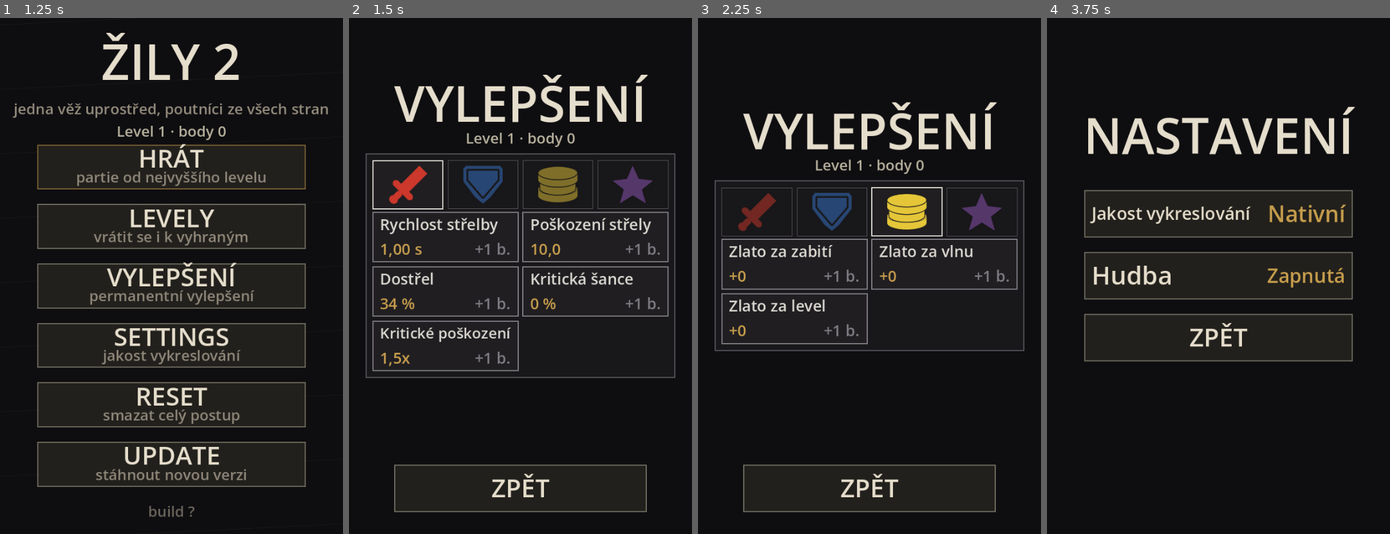
Above: before the commit, frames 1-4 (left to right).
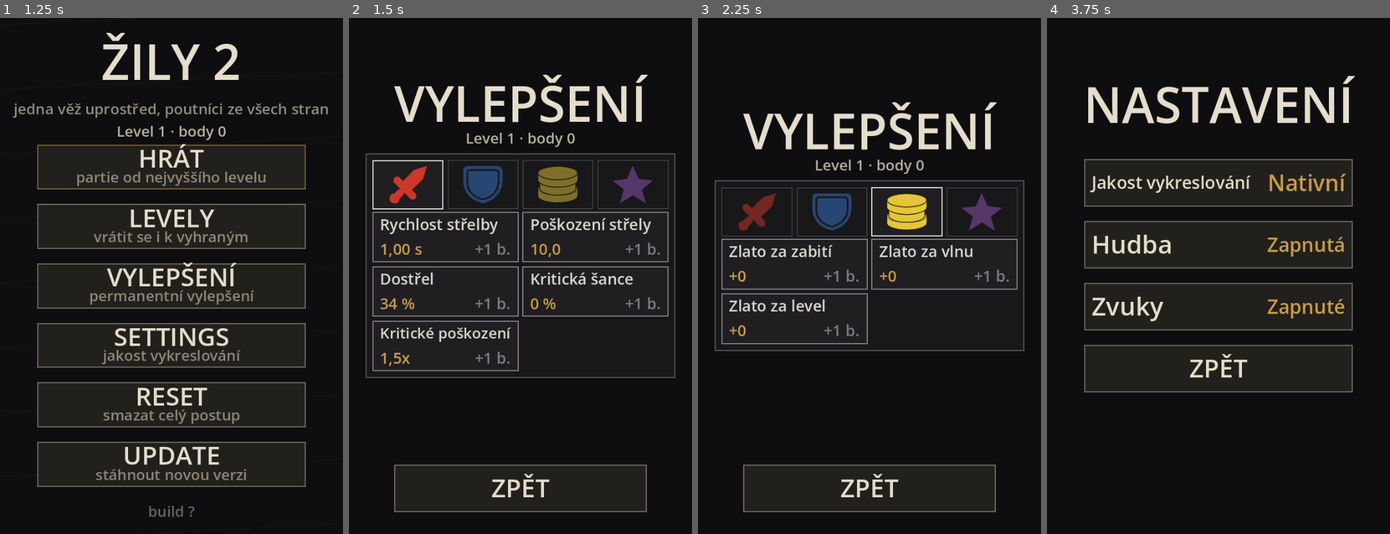
Above: after the commit, the same moments.

Repository: jankoznar94/dark-story
Game: Godot game, scene res://main.tscn
The game is run twice, just before and just after one commit, with the same random seed, the same clock (stepped at 60 frames per second) and the same inputs.
Inputs (mouse positions are in pixels of both pictures, inside the frame that each line leads up to):
- Up to frame 1 (1.25 s): tap Enter at 0.5 s; move the mouse to (246, 250) at 0.52 s; click (246, 250) at 0.67 s
- Up to frame 2 (1.5 s): tap Space at 1.25 s; move the mouse to (451, 301) at 1.27 s; click (451, 301) at 1.42 s
- Up to frame 3 (2.25 s): tap Enter at 2 s; move the mouse to (903, 162) at 2.02 s; click (903, 162) at 2.17 s
- Up to frame 4 (3.75 s): tap Space at 2.75 s; move the mouse to (1201, 379) at 2.77 s; click (1201, 379) at 2.92 s; tap Enter at 3.5 s; move the mouse to (1321, 353) at 3.52 s; click (1321, 353) at 3.67 s

Frame 1 is identical in both runs. In frame 2, 0.4% of the frame differs, in the area x 11-45%, y 28-36%; in frame 3, 0.3%; in frame 4, 12%, in the area x 10-90%, y 11-73%.

Commit message:
Zily 2: zvukove efekty, tisi kopak, mec se spickou a obly stit
1) Zvukove efekty (Jan: "A střelba a zásah by samozřejmě měly mít také
   zvukové efekty."): shot/hit/kill (tools/make_sfx.py, ~4 kB). Hra posila
   UDALOSTI (Game.events) - "hit" patri k DOPADU strely, ne do _hurt, jinak
   by jed tikal 60x za sekundu. Odpocet mezi zvuky (vystrel 75 ms) a ctyri
   hlasy, aby se pri plne kadenci neslily a neutinaly. V nastaveni treti
   radek "Zvuky".
2) Hudba: kopak na 1. a 3. dobe ztlumen (0,5 -> 0,26, tj. -5,7 dB); doby
   s kopakem jsou ted 9,7 dB nad dobami bez nej.
3) Mec mel hrot DOLU a schovany v krizi - ted miri od jilce a je videt.
4) Stit se kresli oblouky a křivkami misto rovnych car (nebyl hranaty).

Navic: Settings.allow_save - test, ktery prepne volbu, ji nesmi zapsat
hracovi na disk (presne to se stalo a lokalni hra pak hrala bez zvuku).

Testy: 5 sad zelenych (core 200, layout 2380, menu 154, upgrades 249).

Diff:
--- a/scripts/game.gd
+++ b/scripts/game.gd
@@ -629,6 +629,33 @@
 
 # --------------------------------------------------------------- ZAMEROVANI
 
+# ------------------------------------------------------------------ ZVUKOVE UDALOSTI
+#
+# HRA NEREKNE "prehraj zvuk" (nevi, jestli je vubec nejaky prehravac, a v
+# testech by nic nehrala): zapisuje, CO se stalo. Obrazovka si z toho zvuky
+# udela (`Game.take_events`) - a je to zaroven jedine misto, kde se da overit,
+# ze vystrel opravdu vystrelil a dopad opravdu ubral.
+#
+# STROP: zvuk je doplnek, ne zaznam. Kdo hru kroka bez obrazovky (simulátor),
+# by si jinak pamatoval tisice udalosti.
+const MAX_EVENTS := 24
+var events: Array = []
+
+
+func _event(kind: String) -> void:
+	if events.size() >= MAX_EVENTS:
+		events.remove_at(0)
+	events.append(kind)
+
+
+# VYBRANI UDALOSTI = JEJICH SMAZANI. Kdo je precte bez vybrani, prehraje je
+# znovu (a zvuk by se opakoval).
+func take_events() -> Array:
+	var out: Array = events
+	events = []
+	return out
+
+
 # SVAZEK DRZI CIL, DOKUD NEUMRE. SAM POSKOZENI NEDAVA: paprsek je jen ukazatel,
 # na koho vez miri. Pocet cilu zaraz je upgradovatelny parametr (multishot).
 func _aim() -> void:
@@ -668,6 +695,7 @@
 	if rng.randf() < crit_chance():
 		dmg *= crit_dmg()
 	shots.append(_make_shot(p, dmg, ricochet(), [], muzzle(p)))
+	_event("shot")
 
 
 # USTI HLAVNE. Strela vychazi z OKRAJE veze, ne ze stredu - hrac vidi, kterym
@@ -787,6 +815,9 @@
 	if ice_frac() > 0.0:
 		p.ice_left = ICE_S
 		p.ice_frac = ice_frac()
+	# ZVUK ZASahu patri SEM (dopad strely), ne do `_hurt`: jed skodi pres
+	# `_hurt` kazdy snimek a hrac by poslouchal tikani jedu misto ran.
+	_event("hit")
 	_hurt(p, amount)
 
 
@@ -809,6 +840,7 @@
 
 func _kill(p: Pilgrim) -> void:
 	p.alive = false
+	_event("kill")
 	gold += Hue.gold_of(p.hue) + int(round(val("gk")))
 	# MODRA: rozpadne se na dva mensi kusy. Hra se tim zhusti presne tam, kde
 	# ma vez nejmene casu. Kusy se dal nedeli a jdou porad ROVNE k vezi.
--- a/scripts/game_view.gd
+++ b/scripts/game_view.gd
@@ -83,6 +83,7 @@
 	_apply_render_scale()
 	_refield()
 	_make_music()
+	_make_sfx()
 	get_viewport().size_changed.connect(_refield)
 
 
@@ -157,6 +158,10 @@
 	# Rozvrzeni si to musi vzit z obrazovky (pocita to MISTO v pruhu).
 	if layout.speed_visible != (game.speed_options() > 1):
 		layout.set_speed_visible(game.speed_options() > 1)
+	# ZVUKOVE EFEKTY: hra rekla, co se stalo; obrazovka z toho udela zvuk. Bere
+	# se to JEDNOU za snimek (vyber = smazani), takze se zvuk nezopakuje.
+	for ev in game.take_events():
+		_play_sfx(String(ev))
 	_sync_music()
 	_sync_shop_shape()
 	_sync_dialogs()
@@ -336,6 +341,8 @@
 			1:
 				settings.toggle_music()
 				_sync_music()
+			2:
+				settings.toggle_sfx()
 		return
 	if layout.settings_back.has_point(pos):
 		menu.open_menu()
@@ -348,6 +355,7 @@
 	return [
 		["Jakost vykreslování", settings.lowres_text()],
 		["Hudba", settings.music_text()],
+		["Zvuky", settings.sfx_text()],
 	]
 
 
@@ -378,6 +386,69 @@
 	music.stream = s
 	music.volume_db = MUSIC_DB
 	add_child(music)
+
+
+# =========================================================================
+# ZVUKOVE EFEKTY (Jan, Oct 2026: "A střelba a zásah by samozřejmě měly mít
+# také zvukové efekty.")
+#
+# Hra posila UDALOSTI ("shot", "hit", "kill") a obrazovka si z nich dela zvuk.
+#
+# DVE VECI, bez kterych by to hrac nesnesl:
+#   1. ODPOCET MEZI ZVUKY. Pri plne kadenci (20 ran/s) by zvuk vystrelu sel
+#      20x za sekundu a slil se do huceni - `SFX_GAP_S` drzi odstup.
+#   2. BAZEN PREHRAVACU. Jeden prehravac prerusuje sam sebe (druhy vystrel by
+#      utnul prvni). Ctyri staci.
+# =========================================================================
+
+const SFX_DB := {"shot": -14.0, "hit": -10.0, "kill": -8.0}
+const SFX_GAP_S := {"shot": 0.075, "hit": 0.045, "kill": 0.0}
+const SFX_VOICES := 4
+var sfx_streams: Dictionary = {}
+var sfx_voices: Array = []
+var sfx_at: Dictionary = {}
+
+
+func _make_sfx() -> void:
+	for kind in SFX_DB.keys():
+		var s: AudioStream = load("res://assets/audio/%s.ogg" % String(kind))
+		if s != null:
+			sfx_streams[String(kind)] = s
+	for i in range(SFX_VOICES):
+		var pl := AudioStreamPlayer.new()
+		pl.volume_db = 0.0
+		add_child(pl)
+		sfx_voices.append(pl)
+
+
+# ZVUK SE PREHRAJE JEN KDYZ MA SMYSL: hrac chce zvuky (nastaveni), uz neco
+# udelal (prohlizec bez gesta nic nepustí) a od posledniho stejneho zvuku
+# uplynul odstup. Jinak se udalost zahodi - zvuk je doplnek, ne fronta.
+#
+# Odstup se meri HODINAMI, ne snimky: kdyby se scital `dt`, posunul by se cas
+# jen o snimky, ve kterych neco priletlo, a po pauze by se zdravy zvuk zahodil.
+func _play_sfx(kind: String) -> void:
+	if not settings.sfx or not touched:
+		return
+	if not sfx_streams.has(kind):
+		return
+	var now: float = float(Time.get_ticks_msec()) / 1000.0
+	if now - float(sfx_at.get(kind, -999.0)) < float(SFX_GAP_S.get(kind, 0.0)):
+		return
+	sfx_at[kind] = now
+	for pl in sfx_voices:
+		var p: AudioStreamPlayer = pl
+		if not p.playing:
+			p.stream = sfx_streams[kind]
+			p.volume_db = float(SFX_DB.get(kind, -12.0))
+			p.play()
+			return
+	# VSECHNY HLASY HRAJI: prerusi se PRVNI (rajcsi utaty stary zvuk nez
+	# zahodit novy - novy je ten, ktery hrac prave vidi).
+	var p0: AudioStreamPlayer = sfx_voices[0]
+	p0.stream = sfx_streams[kind]
+	p0.volume_db = float(SFX_DB.get(kind, -12.0))
+	p0.play()
 
 
 # HUDBA SE SROVNAVA SE STAVEM, ne s udalosti: kdo ji vypne v nastaveni, ten
--- a/scripts/screen_layout.gd
+++ b/scripts/screen_layout.gd
@@ -608,13 +608,10 @@
 	lvl_note_y = lvl_title_y + float(lvl_title_px) * 1.05
 
 
-# NASTAVENI: radky voleb (jakost vykreslovani, hudba) a ZPET, svisle
-# vycentrovane. Pocet radku je jeden zdroj pravdy (`SETTINGS_ROWS`) - kdo
-# prida volbu, zmeni ho TADY a obrazovka si radek uz jen vykresli a obslouzi
-# podle INDEXU.
-const SETTINGS_ROWS := 2
-
-
+# NASTAVENI: radky voleb (jakost vykreslovani, hudba, zvuky) a ZPET, svisle
+# vycentrovane. POCET RADKU JE JEDEN ZDROJ PRAVDY (`Settings.ROWS`) - kdo
+# prida volbu, zmeni ho tam a obrazovka si radek uz jen vykresli a obslouzi
+# podle INDEXU. Dve nezavisla cisla by se rozejit musela.
 func layout_settings() -> void:
 	if view.x < 1.0 or view.y < 1.0:
 		settings_rows = []
@@ -623,10 +620,10 @@
 	var w: float = clampf(view.x * 0.78, 260.0, 560.0)
 	var h: float = minf(MENU_BTN_MAX, maxf(MENU_BTN_MIN, view.y * 0.09))
 	var gap: float = maxf(10.0, view.y * 0.03)
-	var total: float = h * float(SETTINGS_ROWS + 1) + gap * float(SETTINGS_ROWS)
+	var total: float = h * float(Settings.ROWS + 1) + gap * float(Settings.ROWS)
 	var y0: float = (view.y - total) * 0.5
 	var x: float = (view.x - w) * 0.5
 	settings_rows = []
-	for i in range(SETTINGS_ROWS):
+	for i in range(Settings.ROWS):
 		settings_rows.append(Rect2(x, y0 + (h + gap) * float(i), w, h))
-	settings_back = Rect2(x, y0 + (h + gap) * float(SETTINGS_ROWS), w, h)
+	settings_back = Rect2(x, y0 + (h + gap) * float(Settings.ROWS), w, h)
--- a/scripts/settings.gd
+++ b/scripts/settings.gd
@@ -15,7 +15,13 @@
 const SECTION := "zily2"
 # POCET RADKU OBRAZOVKY NASTAVENI. Vi to i rozvrzeni (`ScreenLayout.
 # SETTINGS_ROWS`), aby se klepnuti, kresleni a obdelniky nerozesly.
-const ROWS := 2
+const ROWS := 3
+
+# TESTOVACI POJISTKA (stejna jako u profilu): testy prepinaji volby, aby
+# overily chovani - a nesmi tim prepsat nastaveni, ktere ma hrac na disku.
+# Presne to se stalo: test vypnul zvuky, ulozil je a lokalni hra pak hrala
+# tise (a hledalo se to v kresleni a ve zvukovych udalostech).
+static var allow_save: bool = true
 
 # USPORNE VYKRESLOVANI. Hra se jinak kresli v NATIVNIM rozliseni displeje, coz
 # na telefonu (DPR 2-3) znamena nekolikanasobne vic pixelu nez na stolnim
@@ -24,9 +30,12 @@
 # VYCHOZI JE NATIVNI (ostry obraz) - usporny rezim si hrac zapina sam.
 var lowres: bool = false
 
-# HUDBA. Vychozi je ZAPNUTA (Jan ji chtel ve hre), ale hrac si ji muze vypnout -
-# hra, ktera nedovoli ztichnout, je otrava.
+# HUDBA A ZVUKOVE EFEKTY. Hudba je vychozi ZAPNUTA (Jan ji chtel ve hre), ale
+# hrac si ji muze vypnout - hra, ktera nedovoli ztichnout, je otrava. Zvuky
+# maji vlastni prepinac: kdo chce ticho kvuli okoli, nemusi prijit o hudbu
+# (a naopak).
 var music: bool = true
+var sfx: bool = true
 
 
 func load_from_disk() -> void:
@@ -35,12 +44,16 @@
 		return
 	lowres = bool(cf.get_value(SECTION, "lowres", false))
 	music = bool(cf.get_value(SECTION, "music", true))
+	sfx = bool(cf.get_value(SECTION, "sfx", true))
 
 
 func save_to_disk() -> void:
+	if not allow_save:
+		return
 	var cf := ConfigFile.new()
 	cf.set_value(SECTION, "lowres", lowres)
 	cf.set_value(SECTION, "music", music)
+	cf.set_value(SECTION, "sfx", sfx)
 	cf.save(PATH)
 
 
@@ -54,6 +67,11 @@
 	save_to_disk()
 
 
+func toggle_sfx() -> void:
+	sfx = not sfx
+	save_to_disk()
+
+
 # Popisek hodnoty do nastaveni. Text, ne ZAPNUTO/VYPNUTO: hrac se rozhoduje
 # mezi DVEMA MOZNOSTMI, ne mezi zapnuto a vypnuto.
 func lowres_text() -> String:
@@ -62,3 +80,7 @@
 
 func music_text() -> String:
 	return "Zapnutá" if music else "Vypnutá"
+
+
+func sfx_text() -> String:
+	return "Zapnuté" if sfx else "Vypnuté"
--- a/tools/test_core.gd
+++ b/tools/test_core.gd
@@ -28,6 +28,7 @@
 	_run("strela po prepsani barvy veze doleti a ubira", _test_shot_lands_after_hue_switch)
 	_run("zmizele fialove strela mine (dopadne, ale neubira)", _test_vanish_shot_misses)
 	_run("zrychleni hry zrychli cely cas, ne jen pohyb", _test_game_speed_scales_time)
+	_run("zvukove udalosti: vystrel, zásah, smrt (a jed ne)", _test_sound_events)
 	_run("neviditelna fialova je imunni (jed ani odraz na ni nedosahnou)", _test_ghost_is_immune)
 	_run("jedovaty zasah dava poskozeni v case", _test_poison)
 	_run("ledovy zasah zpomaluje pohyb", _test_ice)
@@ -450,6 +451,57 @@
 	_check(absf(fast.time_scale() - 1.0) < 0.001, "nova partie nezacina na 1,0x")
 
 
+# ZVUKOVE UDALOSTI. Hra musi rict, CO se stalo (obrazovka z toho dela zvuk);
+# kdyby je neposilala, hra by hrala tise a nikdo by nepoznal proc. A kdyby je
+# nezmazala pri vybrani, zvuk by se opakoval dokola.
+func _test_sound_events() -> void:
+	var g: Game = _fresh()
+	g.tower.hue = Hue.RED
+	var p: Pilgrim = _place(g, Hue.RED, g.range_frac() * 0.7)
+	p.speed = 0.0
+	p.hp = 100000.0
+	p.max_hp = 100000.0
+	g.take_events()
+	_tick(g, 2.0)
+	var ev: Array = g.take_events()
+	_check(ev.has("shot"), "vystrel neposlal zvukovou udalost (%s)" % str(ev))
+	_check(ev.has("hit"), "dopad strely neposlal zvukovou udalost (%s)" % str(ev))
+	_check(g.take_events().is_empty(), "udalosti se po vybrani nevymazaly")
+	# SMRT POUTNIKA. Vlastni hra: vez DRZI CIL, dokud neumre, takze v predchozi
+	# hre by se porad strelilo do poutnika s 100000 zivoty a druhy by nikdy
+	# neprisel na radu (a test by hlasil chybejici zvuk smrti).
+	var gk: Game = _fresh()
+	gk.tower.hue = Hue.RED
+	var q: Pilgrim = _place(gk, Hue.RED, gk.range_frac() * 0.7)
+	q.speed = 0.0
+	q.hp = 1.0
+	q.max_hp = 1.0
+	gk.take_events()
+	_tick(gk, 2.0)
+	_check(gk.take_events().has("kill"), "smrt poutnika neposlala zvukovou udalost")
+	# JED NESMI TIKAT: jed skodi pres `_hurt` kazdy snimek, takze zvuk zasahu
+	# patri k DOPADU strely - jinak by hrac poslouchal tikani 60x za sekundu.
+	var g2: Game = _fresh()
+	g2.tower.hue = Hue.YELLOW
+	g2.profile.perm["ps"] = 3
+	var w: Pilgrim = _place(g2, Hue.RED, 0.9)
+	w.speed = 0.0
+	w.hp = 100000.0
+	w.max_hp = 100000.0
+	w.poison_left = 3.0
+	w.poison_dps = 5.0
+	g2.take_events()
+	_tick(g2, 1.0)
+	_check(not g2.take_events().has("hit"), "jed posila zvuk zasahu kazdy snimek")
+	# STROP UDALOSTI: kdo hru kroka bez obrazovky (simulator), nesmi si
+	# pamatovat tisice udalosti.
+	var g3: Game = _fresh()
+	for i in range(200):
+		g3._event("shot")
+	_check(g3.events.size() <= Game.MAX_EVENTS,
+		"seznam zvukovych udalosti roste bez stropu (%d)" % g3.events.size())
+
+
 # NEVIDITELNA FIALOVA JE IMUNNI VUCI VSEMU. Jan (Oct 2026): "Fialoví nepřátelé
 # teď po prvním zásahu sice zmizí, ale po objevení automaticky samo zemřou.
 # Aniž by do nich věž znovu střílela." Byly to dve TICHE cesty, obe bez
--- a/tools/test_menu.gd
+++ b/tools/test_menu.gd
@@ -31,6 +31,8 @@
 # Klepaci testy proto bezi az v PRVNIM SNIMKU (`_process`), kdy strom stoji.
 # Kdyby se nekdy presunuly zpatky do `_init`, testy projdou a meri nic.
 func _init() -> void:
+	Profile.allow_save = false
+	Settings.allow_save = false
 	_run("menu zacina v menu", _test_starts_in_menu)
 	_run("seznam tlacitek a akci sedi", _test_items_and_actions)
 	_run("obrazovky se prepinaji", _test_views)
@@ -493,8 +495,13 @@
 	s.music = true
 	v.call("_tap", (l.settings_rows[0] as Rect2).get_center())
 	_check(s.lowres != before, "radek jakosti vykreslovani nic neprepnul")
-	# DRUHY RADEK = HUDBA (Jan, Oct 2026: "A dáme do hry nějakou primitivní
-	# hudbu."). Klepnuti na nej musi hudbu vypnout a hra to musi vzit na vedomi.
+	# DRUHY RADEK = HUDBA, TRETI = ZVUKY (Jan, Oct 2026: "A střelba a zásah by
+	# samozřejmě měly mít také zvukové efekty."). Pocet radku musi sedet s tim,
+	# co si obrazovka kresli - jinak by posledni volba nikam nevedla.
+	_check(l.settings_rows.size() == Settings.ROWS,
+		"nastaveni ma %d radku, rozvrzeni %d" % [Settings.ROWS, l.settings_rows.size()])
+	_check((v.call("_settings_rows") as Array).size() == Settings.ROWS,
+		"obrazovka kresli jiny pocet radku, nez je voleb")
 	var mbefore: bool = s.music
 	v.call("_tap", (l.settings_rows[1] as Rect2).get_center())
 	_check(s.music != mbefore, "radek hudby hudbu neprepnul")
@@ -512,6 +519,22 @@
 	s.music = true
 	v.call("_sync_music")
 	_check(pl == null or pl.playing, "zapnuta hudba po klepnuti nehraje")
+	# ZVUKY: treti radek je vypne a `_play_sfx` to musi respektovat.
+	var voices: Array = v.get("sfx_voices")
+	_check(voices.size() > 0, "hra si nevytvorila hlasy pro zvukove efekty")
+	_check((v.get("sfx_streams") as Dictionary).size() >= 3,
+		"nenacetly se vsechny zvukove efekty (%d)" % (v.get("sfx_streams") as Dictionary).size())
+	v.set("touched", true)
+	_check(s.sfx, "nastaveni nezacina se zvuky zapnutymi")
+	v.call("_tap", (l.settings_rows[2] as Rect2).get_center())
+	_check(not s.sfx, "radek zvuku zvuky nevypnul")
+	v.call("_play_sfx", "shot")
+	_check(voices.is_empty() or not (voices[0] as AudioStreamPlayer).playing,
+		"vypnute zvuky presto hraji")
+	s.sfx = true
+	v.call("_play_sfx", "shot")
+	_check(voices.is_empty() or (voices[0] as AudioStreamPlayer).playing,
+		"zapnuty vystrel se neprehraje")
 	v.call("_tap", l.settings_back.get_center())
 	_check(m.is_menu(), "ZPET z nastaveni nevrátilo do menu")
 	# UPDATE: mimo web se jen oznami, ze neni co aktualizovat.
Not shown, added: assets/audio/hit.ogg.import
Not shown, added: assets/audio/kill.ogg.import
Not shown, added: assets/audio/shot.ogg.import
Binary file changed: assets/ui/cat_def.png
Binary file changed: assets/ui/cat_off.png
Not shown, changed: README.md
Not shown, added: assets/audio/hit.ogg
Not shown, added: assets/audio/kill.ogg
Not shown, added: assets/audio/shot.ogg
Not shown, changed: assets/audio/theme.ogg
Not shown, changed: tools/make_icons.py
Not shown, changed: tools/make_music.py
(and 1 more such lines)
